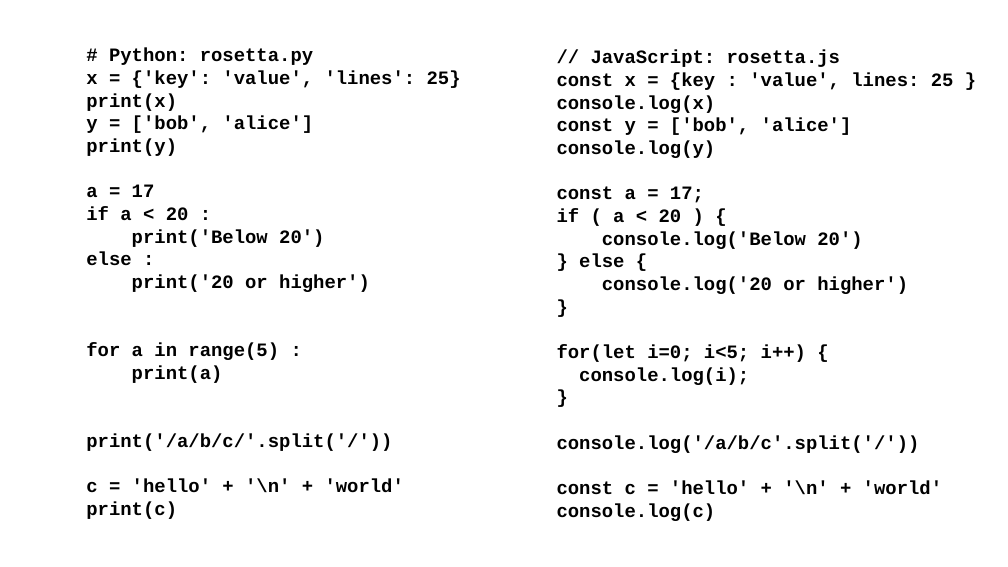
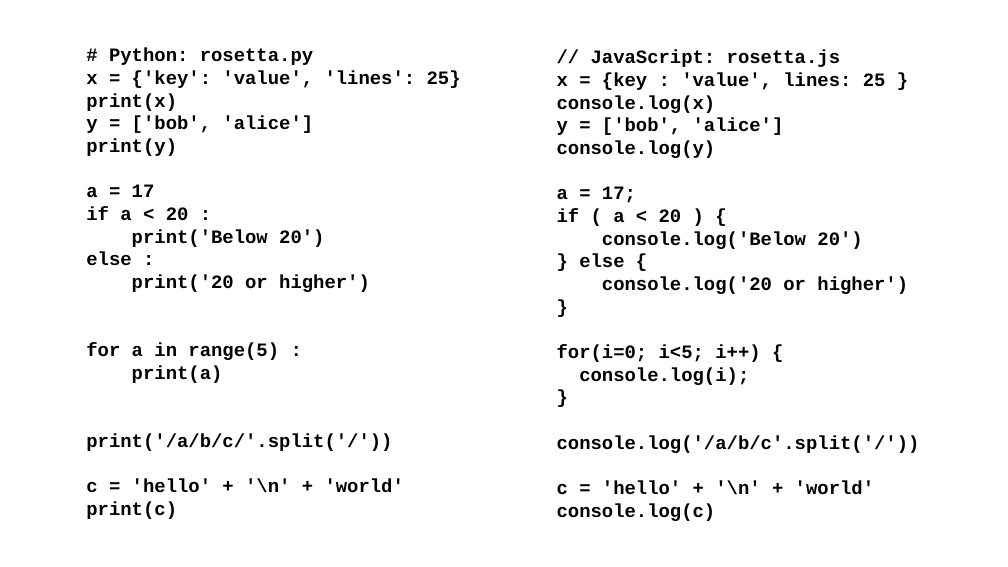
Before and after one commit to csev/pg4e, a slide deck: slide 34 of lectures/07-DenoKV.pptx. Drawn at 1008x567 pixels with LibreOffice and Linux fonts; fonts in the diff are those of the drawing. Boxes give left, top, right and bottom in pixels: in the first picture for what was removed or moved away, otherwise in the second. Text is boxed around its words. In the diff, an @@ line names an element or a change of style, - is before the commit and + after.

```diff
--- a/lectures/07-DenoKV.pptx
+++ b/lectures/07-DenoKV.pptx
@@ text at box(557, 73, 886, 90): text changed @@
-const x = {key : 'value', lines: 25 }
+x = {key : 'value', lines: 25 }
@@ text at box(557, 118, 784, 135): text changed @@
-const y = ['bob', 'alice']
+y = ['bob', 'alice']
@@ text at box(557, 186, 636, 203): text changed @@
-const a = 17;
+a = 17;
@@ text at box(557, 345, 760, 362): text changed @@
-for(let i=0; i<5; i++) {
+for(i=0; i<5; i++) {
@@ text at box(557, 481, 874, 495): text changed @@
-const c = 'hello' + '\n' + 'world'
+c = 'hello' + '\n' + 'world'
```
Also in this commit, not shown: 1 other slide changed, 1 other file.
